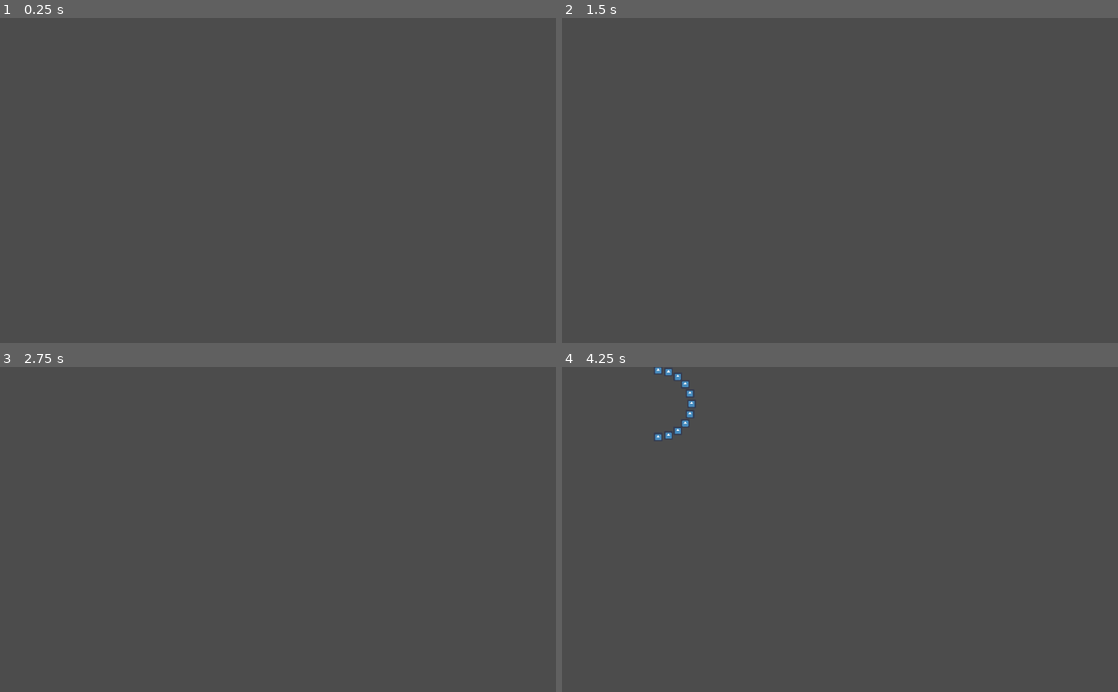
Above: before the commit, frames 1-4 (two rows, left to right).
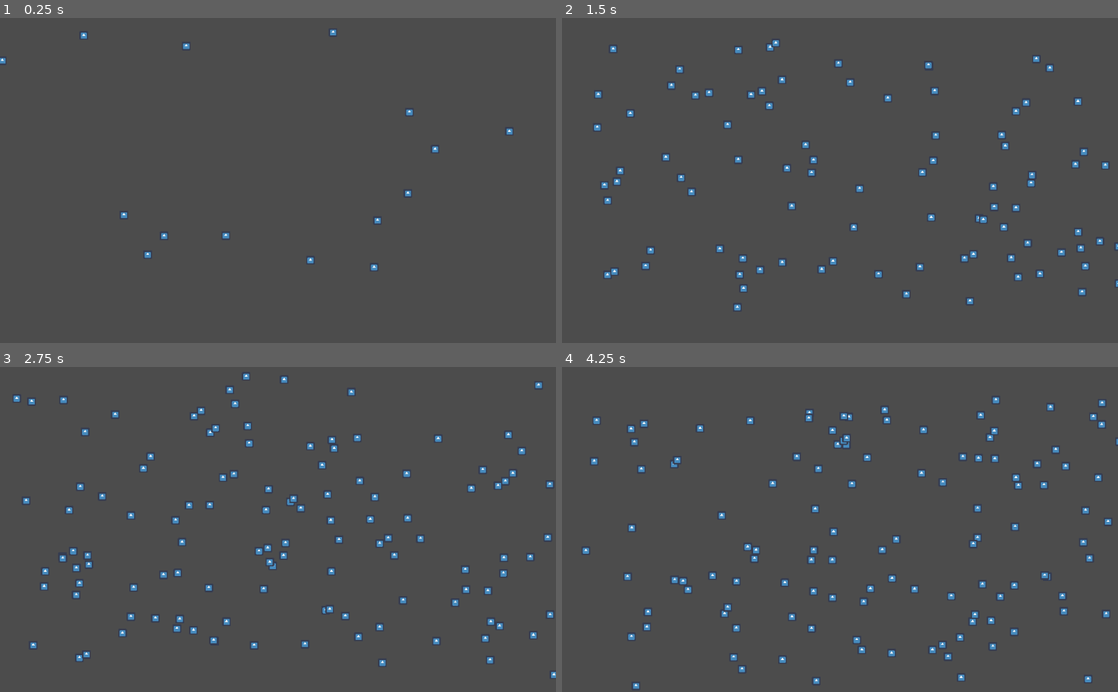
Above: after the commit, the same moments.

Repository: ValorZard/Climb-of-Destiny
Game: Godot game, scene res://BossRoom.tscn
Two runs of this game, one before a commit and one after it. Both use one fixed random seed, a clock stepped at 60 frames per second and the inputs below. This scene is started directly instead of the project's main scene. The engine's default icon, where the game draws it, is replaced by a stand-in: a white triangle on a blue panel in a dark square.
Inputs (mouse positions are in pixels of both pictures, inside the frame that each line leads up to):
- Up to frame 1 (0.25 s): no input
- Up to frame 2 (1.5 s): move the mouse to (962, 164) at 0.52 s; press the mouse at (962, 164) at 0.53 s; hold D (walk_right) from 0.53 s (still down); tap Space (jump) at 0.77 s; move the mouse to (728, 196) at 1.27 s; release the mouse at (728, 196) at 1.28 s; click (728, 196) at 1.35 s
- Up to frame 3 (2.75 s): tap Space (jump) at 1.52 s; move the mouse to (333, 458) at 2.02 s; release D (walk_right) at 2.03 s; press the mouse at (333, 458) at 2.03 s; hold A (walk_left) from 2.03 s (still down)
- Up to frame 4 (4.25 s): move the mouse to (812, 594) at 2.77 s; release A (walk_left) at 2.78 s; release the mouse at (812, 594) at 2.78 s; hold D (walk_right) from 2.78 s (still down); click (812, 594) at 2.85 s; tap Space (jump) at 3.02, 3.77 s; move the mouse to (1006, 578) at 3.52 s; press the mouse at (1006, 578) at 3.53 s

The runs differ from the first frame. In frame 1, 0.3% of the frame differs, in the area x 0-93%, y 3-78%; in frame 2, 1.9%; in frame 3, 2.5%; in frame 4, 2.8%, in the area x 3-100%, y 0-100%.

Commit message:
added simple boss pattern

Diff:
--- a/AttackPattern1.gd
+++ b/AttackPattern1.gd
@@ -14,6 +14,7 @@
 
 # Called every frame. 'delta' is the elapsed time since the previous frame.
 func _physics_process(delta):
+	"""
 	if $Timer.is_stopped():
 		var bullet_position = Vector2(rand_range(-500, 500), rand_range(-500, 500))
 		# up left side of circle
@@ -53,3 +54,5 @@
 			bullet.velocity = velocity
 			i += 1
 		$Timer.start()
+		"""
+	pass
--- /dev/null
+++ b/AttackPattern2.gd
@@ -0,0 +1,22 @@
+extends Node
+
+
+# Declare member variables here. Examples:
+# var a = 2
+# var b = "text"
+var bullet_prefab := preload("res://Bullets/Bullet.tscn")
+
+# Called when the node enters the scene tree for the first time.
+func _ready():
+	pass # Replace with function body.
+
+
+# Called every frame. 'delta' is the elapsed time since the previous frame.
+func _physics_process(delta):
+	if $Timer.is_stopped():
+		var bullet_position = Vector2(rand_range(0, 1000), rand_range(0, 500))
+		var bullet := bullet_prefab.instance()
+		get_tree().current_scene.get_node("Bullets").add_child(bullet)
+		bullet.position = bullet_position
+		var velocity : Vector2 = Vector2(1, 1) * 50
+		bullet.velocity = velocity
--- a/BossRoom.tscn
+++ b/BossRoom.tscn
@@ -1,14 +1,18 @@
-[gd_scene load_steps=2 format=2]
+[gd_scene load_steps=3 format=2]
 
 [ext_resource path="res://AttackPattern1.gd" type="Script" id=1]
+[ext_resource path="res://AttackPattern2.gd" type="Script" id=2]
 
 [node name="Root" type="Node2D"]
 
 [node name="AttackPattern1" type="Node2D" parent="."]
+visible = false
 script = ExtResource( 1 )
 
-[node name="Timer" type="Timer" parent="AttackPattern1"]
+[node name="Bullets" type="Node" parent="."]
+
+[node name="AttackPattern2" type="Node" parent="."]
+script = ExtResource( 2 )
+
+[node name="Timer" type="Timer" parent="AttackPattern2"]
 one_shot = true
-autostart = true
-
-[node name="Bullets" type="Node" parent="."]
